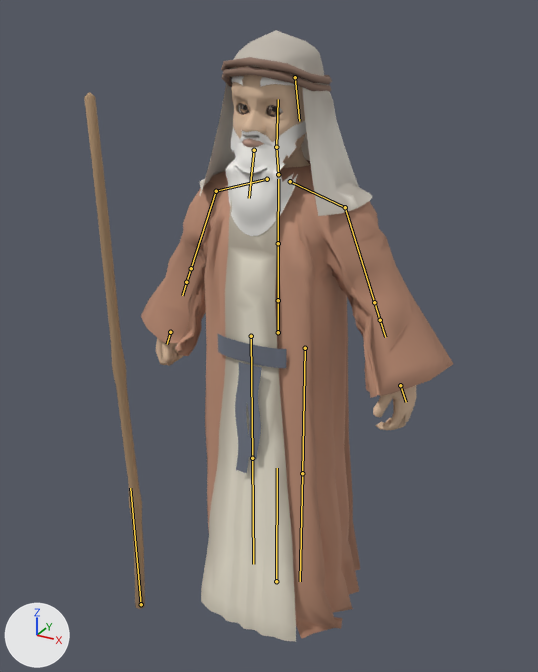
A saved change to the glTF model web3d/assets/moses.glb.
Camera for both pictures: a 50 mm lens placed at (0.943, -1.768, 1.797), pointed at (-0.012, -0.032, 0.929). Lighting does not change. The marker at lower left points along +X, +Y and +Z. The first picture is the older version. The bones that bend it are drawn over the model as lines.

Names of what the first picture shows: 'MosesV2Body'.
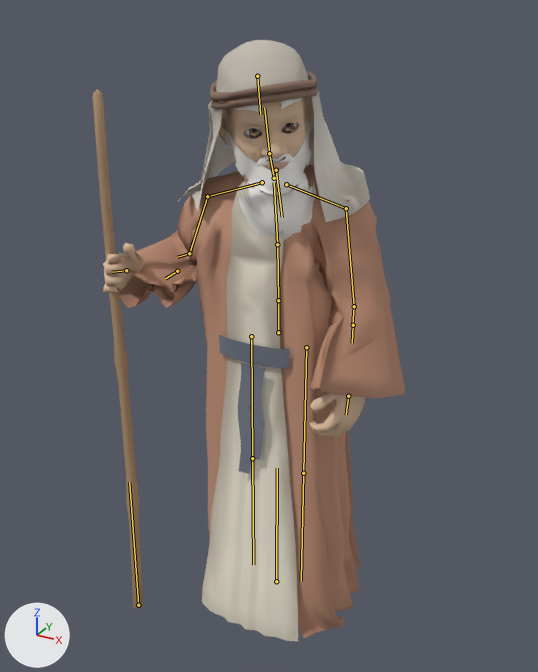
The newer file adds an action. The first version stands in its rest pose; the second is drawn at frame 38 of the action 'Watch'.

Where the change shows, as pixel boxes [x1, y1, x2, y2] in the pictures (538 x 672 px):
```json
{"object": "MosesV2Body", "change": "posed", "before": [84, 30, 453, 642], "after": [92, 40, 406, 641], "on screen": "15% narrower"}
{"bone": "spine", "before": "(278, 300) to (278, 243)", "after": "(278, 300) to (277, 244)"}
{"bone": "chest", "before": "(278, 243) to (278, 179)", "after": "(277, 244) to (274, 182)"}
{"bone": "neck", "before": "(278, 174) to (276, 147)", "after": "(274, 178) to (269, 153)"}
{"bone": "head", "before": "(276, 147) to (278, 99)", "after": "(269, 153) to (264, 108)"}
{"bone": "upperarm.L", "before": "(345, 207) to (374, 302)", "after": "(346, 208) to (354, 306)"}
{"bone": "forearm.L", "before": "(374, 302) to (380, 320)", "after": "(354, 306) to (352, 325)"}
{"bone": "hand.L", "before": "(400, 385) to (406, 402)", "after": "(348, 396) to (346, 414)"}
{"bone": "sleeve.L", "before": "(380, 320) to (385, 337)", "after": "(353, 325) to (352, 343)"}
{"bone": "upperarm.R", "before": "(216, 191) to (191, 268)", "after": "(207, 196) to (189, 253)"}
{"bone": "forearm.R", "before": "(191, 268) to (186, 282)", "after": "(189, 253) to (177, 257)"}
{"bone": "hand.R", "before": "(170, 332) to (167, 344)", "after": "(126, 270) to (112, 272)"}
{"bone": "sleeve.R", "before": "(186, 282) to (182, 295)", "after": "(177, 271) to (165, 278)"}
{"bone": "staff", "before": "(141, 604) to (130, 488)", "after": "(138, 605) to (129, 482)"}
```

The change, as JSON lines over the scene's bpy script:
```json
{"block": "bone_hips", "where": "bone_hips = bpy.data.objects['MosesV2'].pose.bones['hips']  # child of 'root'"}
{"op": "set", "path": "bone_hips.location", "old": "(0.0, 0.0, 0.0)", "new": "(0.002, 0.0, 0.0)"}
{"op": "set", "path": "bone_hips.rotation_quaternion", "old": "(1.0, 0.0, 0.0, 0.0)", "new": "(1.0, 0.0, 0.017, 0.0)", "note": "degrees (0, 0, 0) -> degrees (0, 2, 0)"}
{"block": "bone_spine", "where": "bone_spine = bpy.data.objects['MosesV2'].pose.bones['spine']  # child of 'hips'"}
{"op": "set", "path": "bone_spine.rotation_quaternion", "old": "(1.0, 0.0, 0.0, 0.0)", "new": "(1.0, 0.026, 0.0, 0.0)", "note": "degrees (0, 0, 0) -> degrees (3, 0, 0)"}
{"block": "bone_chest", "where": "bone_chest = bpy.data.objects['MosesV2'].pose.bones['chest']  # child of 'spine'"}
{"op": "set", "path": "bone_chest.rotation_quaternion", "old": "(1.0, 0.0, 0.0, 0.0)", "new": "(0.998, 0.047, 0.052, -0.002)", "note": "degrees (0, 0, 0) -> degrees (5, 6, 0)"}
{"block": "bone_neck", "where": "bone_neck = bpy.data.objects['MosesV2'].pose.bones['neck']  # child of 'chest'"}
{"op": "set", "path": "bone_neck.rotation_quaternion", "old": "(1.0, 0.0, 0.0, 0.0)", "new": "(0.998, 0.06, 0.0, 0.0)", "note": "degrees (0, 0, 0) -> degrees (7, 0, 0)"}
{"block": "bone_head", "where": "bone_head = bpy.data.objects['MosesV2'].pose.bones['head']  # child of 'neck'"}
{"op": "set", "path": "bone_head.rotation_quaternion", "old": "(1.0, 0.0, 0.0, 0.0)", "new": "(0.97, 0.007, 0.243, 0.01)", "note": "degrees (0, 0, 0) -> degrees (1, 28, 1)"}
{"block": "bone_upperarm_l", "where": "bone_upperarm_l = bpy.data.objects['MosesV2'].pose.bones['upperarm.L']  # child of 'shoulder.L'"}
{"op": "set", "path": "bone_upperarm_l.rotation_quaternion", "old": "(1.0, 0.0, 0.0, 0.0)", "new": "(0.979, -0.151, 0.133, 0.041)", "note": "degrees (0, 0, 0) -> degrees (-17, 16, 2)"}
{"block": "bone_forearm_l", "where": "bone_forearm_l = bpy.data.objects['MosesV2'].pose.bones['forearm.L']  # child of 'upperarm.L'"}
{"op": "set", "path": "bone_forearm_l.rotation_quaternion", "old": "(1.0, 0.0, 0.0, 0.0)", "new": "(0.992, -0.114, 0.0, -0.045)", "note": "degrees (0, 0, 0) -> degrees (-13, -1, -5)"}
{"block": "bone_hand_l", "where": "bone_hand_l = bpy.data.objects['MosesV2'].pose.bones['hand.L']  # child of 'forearm.L'"}
{"op": "set", "path": "bone_hand_l.rotation_quaternion", "old": "(1.0, 0.0, 0.0, 0.0)", "new": "(0.998, -0.065, 0.0, -0.026)", "note": "degrees (0, 0, 0) -> degrees (-7, 0, -3)"}
{"block": "bone_sleeve_l", "where": "bone_sleeve_l = bpy.data.objects['MosesV2'].pose.bones['sleeve.L']  # child of 'forearm.L'"}
{"op": "set", "path": "bone_sleeve_l.location", "old": "(0.0, 0.0, 0.0)", "new": "(-0.008, 0.0, 0.006)"}
{"op": "set", "path": "bone_sleeve_l.rotation_quaternion", "old": "(1.0, 0.0, 0.0, 0.0)", "new": "(0.999, 0.023, 0.0, 0.031)", "note": "degrees (0, 0, 0) -> degrees (3, 0, 4)"}
{"block": "bone_upperarm_r", "where": "bone_upperarm_r = bpy.data.objects['MosesV2'].pose.bones['upperarm.R']  # child of 'shoulder.R'"}
{"op": "set", "path": "bone_upperarm_r.rotation_quaternion", "old": "(1.0, 0.0, 0.0, 0.0)", "new": "(0.964, 0.157, 0.209, 0.038)", "note": "degrees (0, 0, 0) -> degrees (20, 23, 9)"}
{"block": "bone_forearm_r", "where": "bone_forearm_r = bpy.data.objects['MosesV2'].pose.bones['forearm.R']  # child of 'upperarm.R'"}
{"op": "set", "path": "bone_forearm_r.rotation_quaternion", "old": "(1.0, 0.0, 0.0, 0.0)", "new": "(0.611, -0.737, 0.0, 0.29)", "note": "degrees (0, 0, 0) -> degrees (-95, 25, 23)"}
{"block": "bone_hand_r", "where": "bone_hand_r = bpy.data.objects['MosesV2'].pose.bones['hand.R']  # child of 'forearm.R'"}
{"op": "set", "path": "bone_hand_r.rotation_quaternion", "old": "(1.0, 0.0, 0.0, 0.0)", "new": "(0.942, -0.053, 0.329, 0.046)", "note": "degrees (0, 0, 0) -> degrees (-5, 39, 4)"}
{"block": "bone_sleeve_r", "where": "bone_sleeve_r = bpy.data.objects['MosesV2'].pose.bones['sleeve.R']  # child of 'forearm.R'"}
{"op": "set", "path": "bone_sleeve_r.location", "old": "(0.0, 0.0, 0.0)", "new": "(0.038, 0.0, 0.024)"}
{"op": "set", "path": "bone_sleeve_r.rotation_quaternion", "old": "(1.0, 0.0, 0.0, 0.0)", "new": "(0.993, 0.066, 0.0, -0.103)", "note": "degrees (0, 0, 0) -> degrees (7, 1, -12)"}
{"block": "bone_staff", "where": "bone_staff = bpy.data.objects['MosesV2'].pose.bones['staff']  # child of 'root'"}
{"op": "set", "path": "bone_staff.location", "old": "(0.0, 0.0, 0.0)", "new": "(-0.005, 0.0, 0.005)"}
{"op": "set", "path": "bone_staff.rotation_quaternion", "old": "(1.0, 0.0, 0.0, 0.0)", "new": "(0.906, -0.02, -0.422, 0.028)", "note": "degrees (0, 0, 0) -> degrees (-5, -50, 6)"}
```
